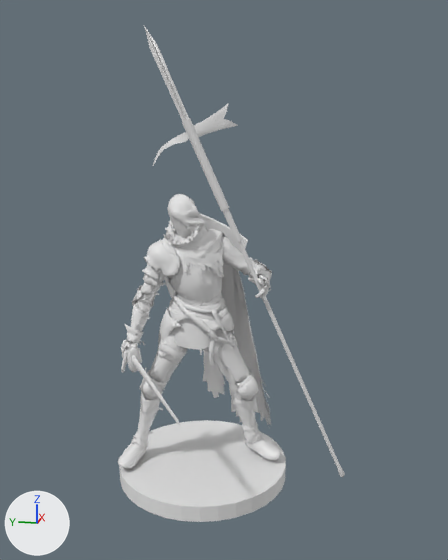
An edit to the OBJ model assets/minis/k8/model.obj, drawn before and after from the same camera.
Rendered twice from a camera (50 mm lens) standing at (-3.31, -0.79, 2.04) and looking at (-0.16, -0.16, 1.25). Arrows for +X, +Y and +Z are at lower left; the lights stay in place. The older version comes first. Where no turn or scale is listed for an object, it has been applied to the vertices. Vertices at exactly the same position are counted once.

The first picture shows 'lucernehammer2.smd'.
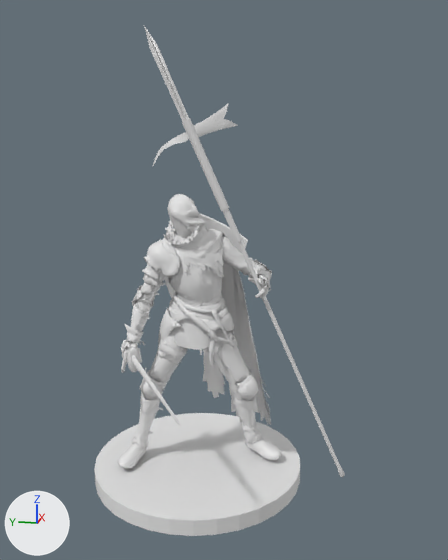
The newer file is also turned or shifted as a whole; pictures and numbers use the older file's frame.

Pixel boxes (x1, y1, x2, y2) of what changed, in the pictures (448 x 560 px; the box of a moved part takes in the faces that stretch with it):
'lucernehammer2.smd', reshaped (11% wider): before (118, 26, 345, 522); after (94, 26, 345, 536)
part 1 of me_lucernehammer2_smd, moved or reshaped: before (120, 420, 286, 522); after (94, 413, 300, 536)
part 2 of me_lucernehammer2_smd, moved or reshaped: (132, 355, 180, 425) in both

The change in detail:
me_lucernehammer2_smd is used by ob_lucernehammer2_smd; location (0.0, 0.0, 0.0).
me_lucernehammer2_smd had 17377 vertices, 23779 faces, 11 loose edges and spanned x -0.96..0.5, y -0.84..0.5, z 0.0..2.5.
me_lucernehammer2_smd now has 17377 vertices, 23779 faces, 11 loose edges and spans x -0.96..0.61, y -0.84..0.64, z 0.0..2.5.
me_lucernehammer2_smd part 1: the loose piece of 64 vertices spanning x -0.5..0.5, y -0.5..0.5, z 0.0..0.09 is scaled about its middle by (1.23, 1.23, 0.997), then moved by (-0.01, 0.03, 0.0).
Part 2, on me_lucernehammer2_smd:
Vertex 148 of me_lucernehammer2_smd moves from (-0.29, 0.31, 0.8) at pixel (133, 361) to (-0.92, -0.1, 0.8) at pixel (175, 418).
Vertex 149 of me_lucernehammer2_smd moves from (-0.92, -0.1, 0.8) at pixel (175, 419) to (-0.29, 0.31, 0.79) at pixel (133, 362).
Vertex 156 of me_lucernehammer2_smd moves from (-0.29, 0.32, 0.78) at pixel (133, 364) to (-0.28, 0.31, 0.82) at pixel (134, 356).
Vertex 157 of me_lucernehammer2_smd moves from (-0.28, 0.31, 0.82) at pixel (134, 356) to (-0.95, -0.12, 0.8) at pixel (179, 422).
Vertex 158 of me_lucernehammer2_smd moves from (-0.95, -0.12, 0.8) at pixel (179, 422) to (-0.95, -0.12, 0.79) at pixel (179, 425).
Vertex 159 of me_lucernehammer2_smd moves from (-0.95, -0.12, 0.79) at pixel (179, 425) to (-0.28, 0.31, 0.77) at pixel (134, 365).
Vertex 160 of me_lucernehammer2_smd moves from (-0.28, 0.31, 0.77) at pixel (134, 365) to (-0.27, 0.33, 0.77) at pixel (132, 364).
Vertex 161 of me_lucernehammer2_smd moves from (-0.27, 0.33, 0.77) at pixel (132, 364) to (-0.27, 0.32, 0.77) at pixel (134, 365).
Vertex 162 of me_lucernehammer2_smd moves from (-0.27, 0.32, 0.77) at pixel (134, 365) to (-0.27, 0.33, 0.82) at pixel (131, 356).
Vertex 163 of me_lucernehammer2_smd moves from (-0.27, 0.33, 0.82) at pixel (132, 356) to (-0.29, 0.32, 0.81) at pixel (132, 359).
Vertex 173 of me_lucernehammer2_smd moves from (-0.28, 0.3, 0.79) to (-0.28, 0.3, 0.81) at pixel (137, 359).
Vertex 174 of me_lucernehammer2_smd moves from (-0.28, 0.3, 0.8) at pixel (136, 360) to (-0.28, 0.3, 0.79).
Vertex 175 of me_lucernehammer2_smd moves from (-0.91, -0.11, 0.8) at pixel (177, 419) to (-0.28, 0.3, 0.79).
Vertex 176 of me_lucernehammer2_smd moves from (-0.91, -0.1, 0.79) at pixel (177, 420) to (-0.91, -0.1, 0.8) at pixel (177, 418).
Vertex 177 of me_lucernehammer2_smd moves from (-0.94, -0.11, 0.79) at pixel (178, 424) to (-0.91, -0.11, 0.79) at pixel (177, 421).
Vertex 178 of me_lucernehammer2_smd moves from (-0.28, 0.3, 0.78) to (-0.94, -0.11, 0.79) at pixel (178, 424).
Vertex 217 of me_lucernehammer2_smd moves from (-0.09, 0.42, 0.81) to (-0.09, 0.43, 0.81).
Vertex 222 of me_lucernehammer2_smd moves from (-0.09, 0.43, 0.8) to (-0.09, 0.43, 0.79).
Vertex 226 of me_lucernehammer2_smd moves from (-0.09, 0.43, 0.79) to (-0.1, 0.44, 0.78).
Other edits to the shape of me_lucernehammer2_smd do not show in these pictures.
